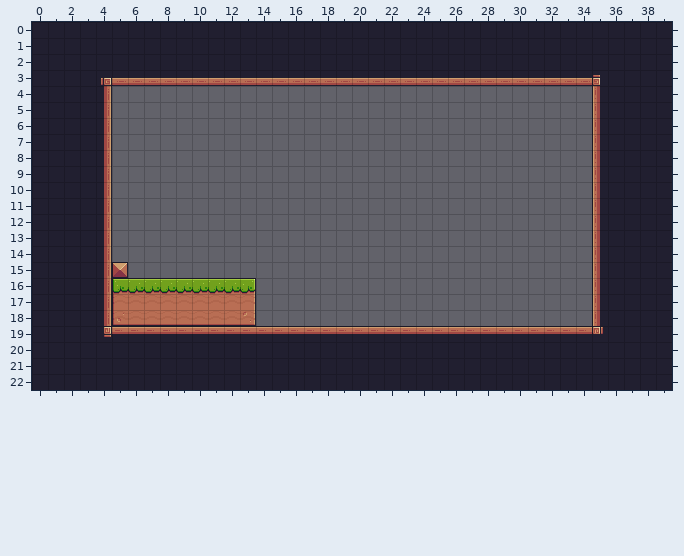
One commit to this Tiled map: assets/game/adventure/map1.tmx. This is how it looked before the edit.
Cells are 16x16 px. Shown: x 0..39, y 0..22.
After the commit:
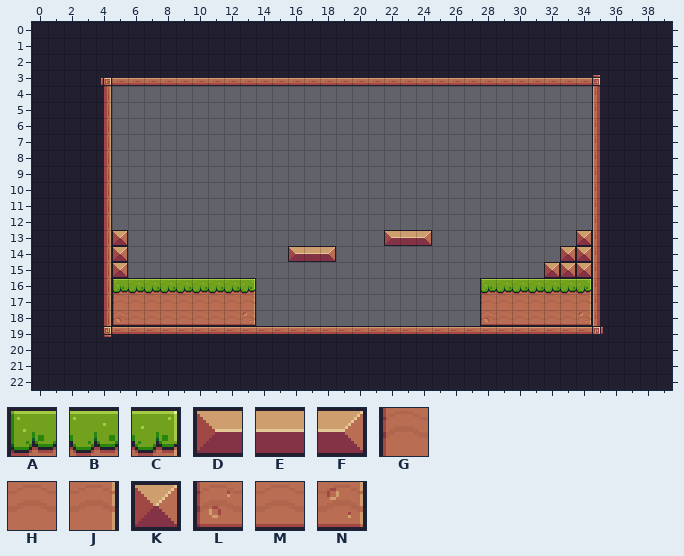
Key: from "terrain_tileset": A 6, B 7, C 8, D 12, E 13, F 14, G 28, H 29, J 30, K 34, L 50, M 51, N 52.
_ is an empty cell.
Difference:
Layer "Tile Layer 1":
y 13: x 5 _ -> K; x 22..24 ___ -> DEF; x 34 _ -> K
y 14: x 5 _ -> K; x 16..18 ___ -> DEF; x 33..34 __ -> KK
y 15: x 32..34 ___ -> KKK
y 16: x 28..34 _______ -> ABBBBBC
y 17: x 28..34 _______ -> GHHHHHJ
y 18: x 28..34 _______ -> LMMMMMN
